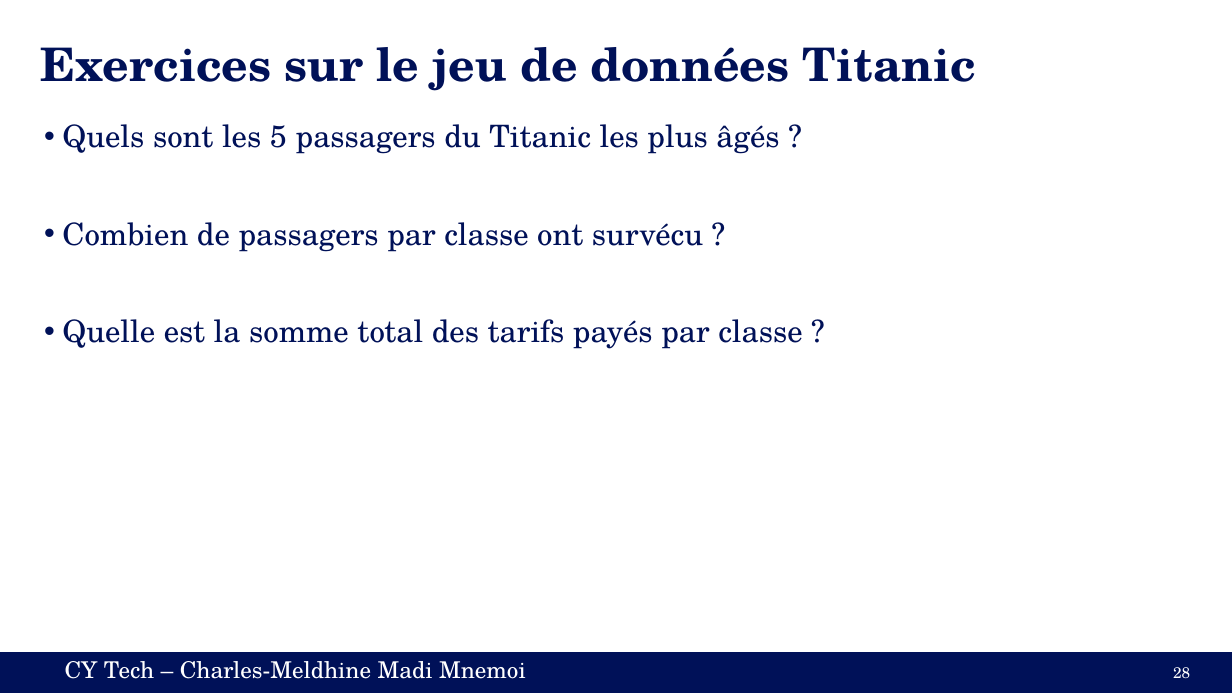
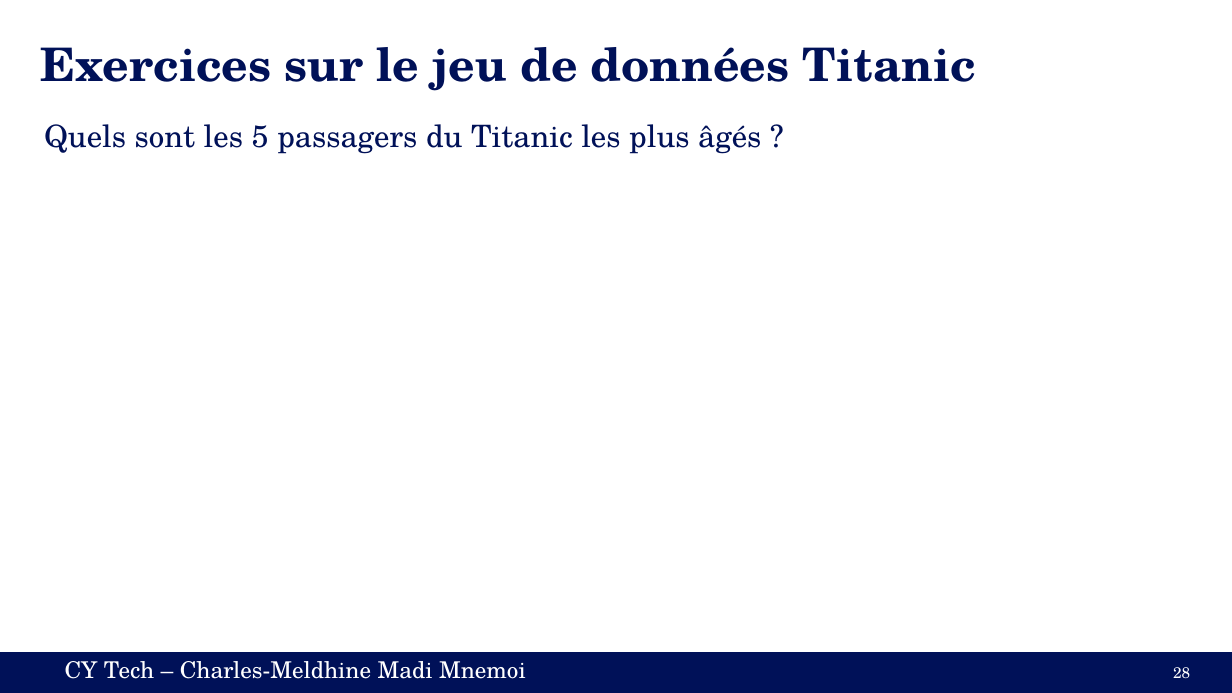
Before and after one commit to cmnemoi/cytech_sparks, a slide deck: slide 28 of presentation.pptx. Drawn at 1232x693 pixels with LibreOffice and Linux fonts; fonts in the diff are those of the drawing. Boxes give left, top, right and bottom in pixels: in the first picture for what was removed or moved away, otherwise in the second. Text is boxed around its words. In the diff, an @@ line names an element or a change of style, - is before the commit and + after.

```diff
--- a/presentation.pptx
+++ b/presentation.pptx
@@ text "Quels sont les 5 passagers ..." at box(44, 124, 761, 154): bullet • to none @@
@@ text at box(62, 222, 802, 349): paragraphs removed @@
-• Combien de passagers par classe ont survécu ?
-• Quelle est la somme total des tarifs payés par classe ?
```
Also in this commit, not shown: 5 slides added.
